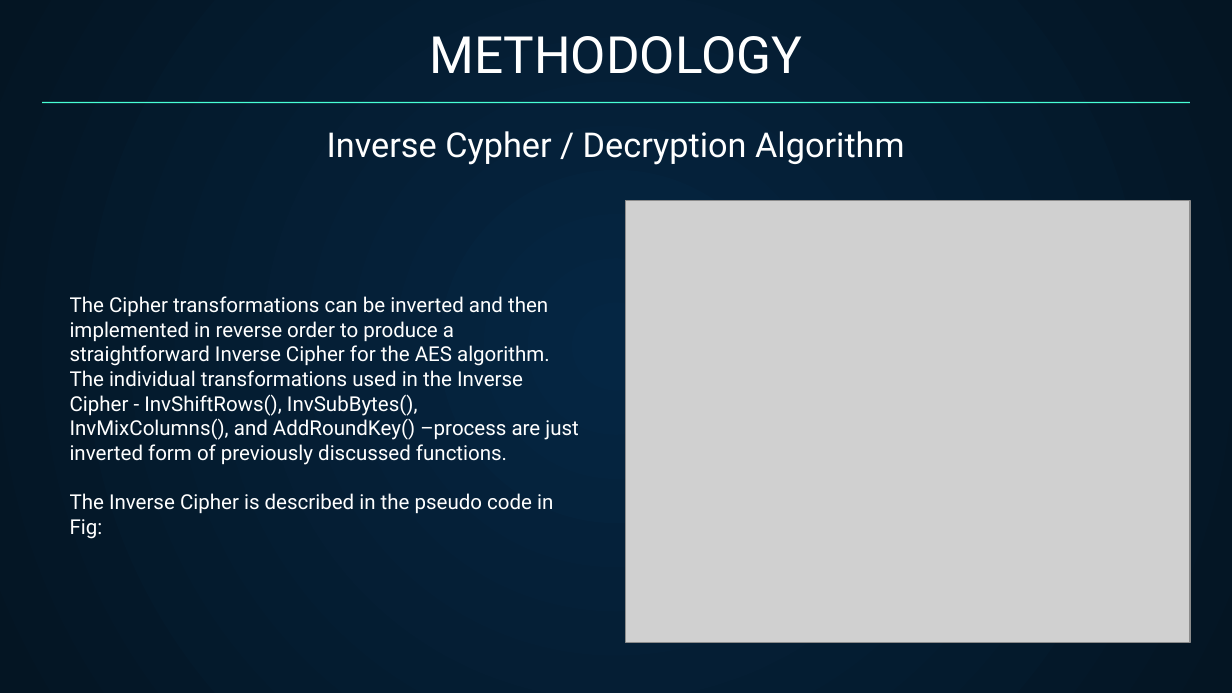
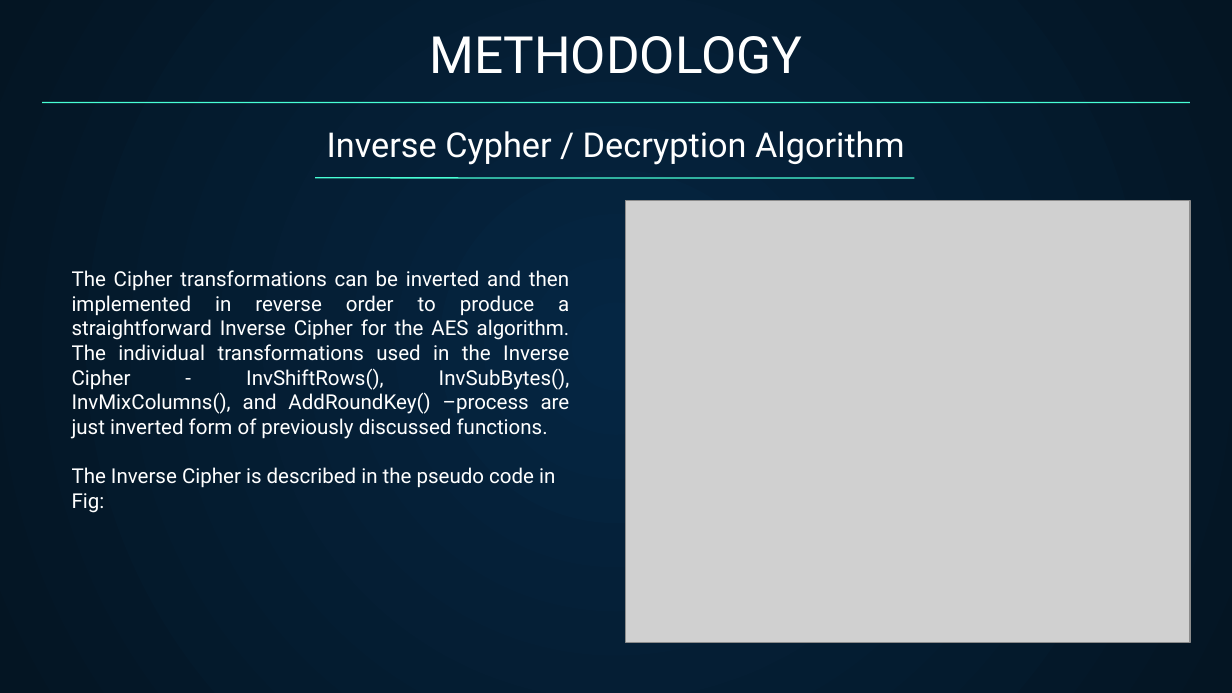
Before and after one commit to Tarequl-islam/Data-Encryption-using-AES, a slide deck: slide 13 of AES Project Presentation.pptx. Drawn at 1232x693 pixels with LibreOffice and Linux fonts; fonts in the diff are those of the drawing; grey boxes stand for pictures. Boxes give left, top, right and bottom in pixels: in the first picture for what was removed or moved away, otherwise in the second. Text is boxed around its words. In the diff, an @@ line names an element or a change of style, - is before the commit and + after.

```diff
--- a/AES Project Presentation.pptx
+++ b/AES Project Presentation.pptx
@@ freeform shape added at (315, 177, 914, 177), outline #48FFD5 0.74 pt @@
@@ text "The Cipher transformations can be ...": place and size @@
-text "The Cipher transformations can be ..." at (70, 296, 578, 539)
+text "The Cipher transformations can be ..." at (72, 270, 570, 513)
@@ text at (72, 270, 570, 439): alignment left to justified @@
```
Also in this commit, not shown: 12 other slides changed.
